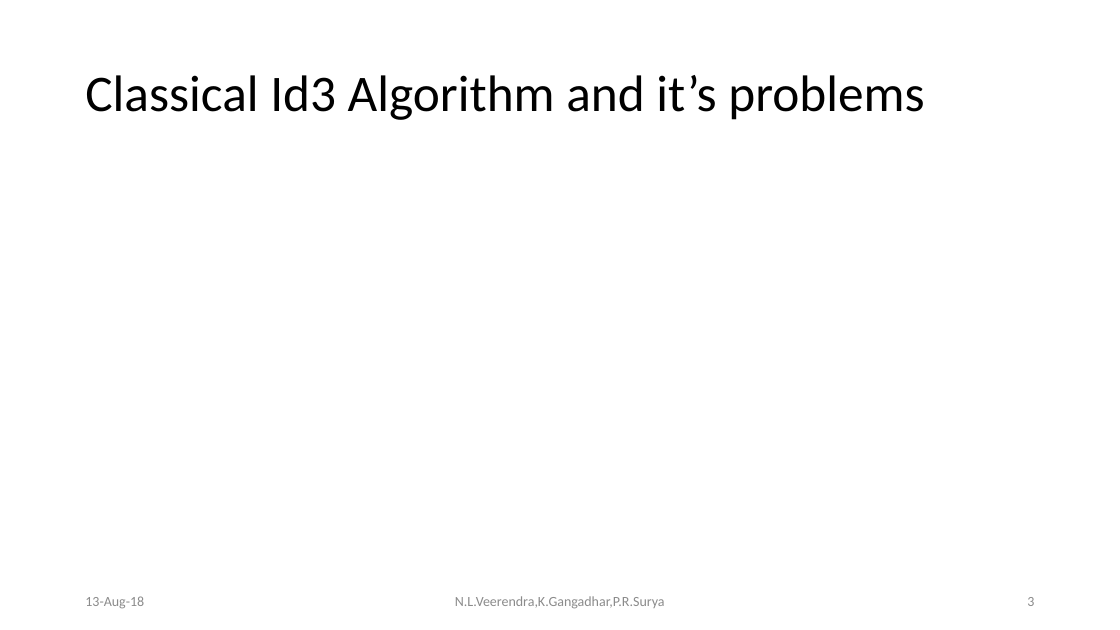
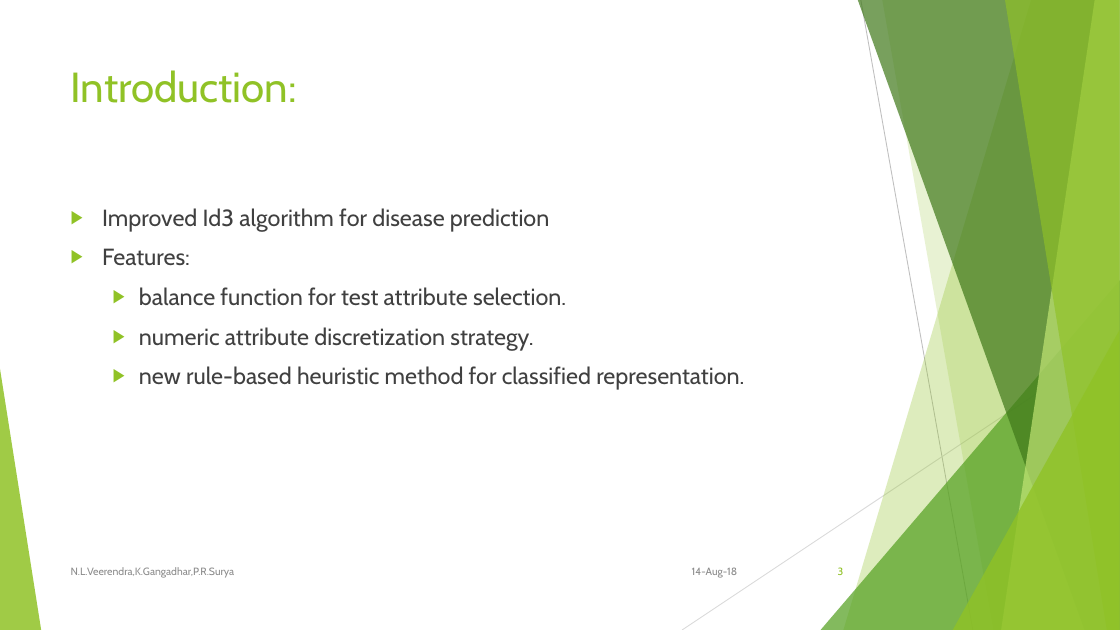
Before and after one commit to LakshmanNanisetti/MiniProject, a slide deck: slide 3 of Presentation/An improved Id3 algorithm for clinical data classification.pptx. Drawn at 1120x630 pixels with LibreOffice and Linux fonts; fonts in the diff are those of the drawing. Boxes give left, top, right and bottom in pixels: in the first picture for what was removed or moved away, otherwise in the second. Text is boxed around its words. In the diff, an @@ line names an element or a change of style, - is before the commit and + after.

Commit message:
Complete ppt

```diff
--- a/Presentation/An improved Id3 algorithm for clinical data classification.pptx
+++ b/Presentation/An improved Id3 algorithm for clinical data classification.pptx
@@ title "Introduction:" at (71,70,297,103): vertical alignment middle to top @@
@@ title at (71,70,297,103): text changed; size 44 to 36 pt; font Calibri to Cabin; text colour #000000 to #90C226 @@
-Classical Id3 Algorithm and it’s problems
+Introduction:
@@ text added at (102,208,744,390), 20 pt, text #404040 @@
+▶ Improved Id3 algorithm for disease prediction
+▶ Features:
+  ▶ balance function for test attribute selection.
+  ▶ numeric attribute discretization strategy.
+  ▶ new rule-based heuristic method for classified representation.
@@ group added at (0,0,1120,630): 5 freeform shapes, 3 triangles, 2 lines @@
@@ text "N.L.Veerendra,K.Gangadhar,P.R.Surya": place and size @@
-text "N.L.Veerendra,K.Gangadhar,P.R.Surya" at (455,596,665,609)
+text "N.L.Veerendra,K.Gangadhar,P.R.Surya" at (71,567,235,578)
@@ text "N.L.Veerendra,K.Gangadhar,P.R.Surya" at (71,567,235,578): size 12 to 9 pt, font Calibri to Cabin; alignment centre to left @@
@@ text at (692,567,738,578): text changed; size 12 to 9 pt; font Calibri to Cabin @@
-13-Aug-18
+14-Aug-18
@@ page number: place and size @@
-page number at (1027,597,1034,606)
+page number at (838,567,844,575)
@@ page number at (838,567,844,575): size 12 to 9 pt, font Calibri to Cabin, text colour #8C8C8C to #90C226 @@
```
Also in this commit, not shown: 2 other slides changed, 15 slides added.
